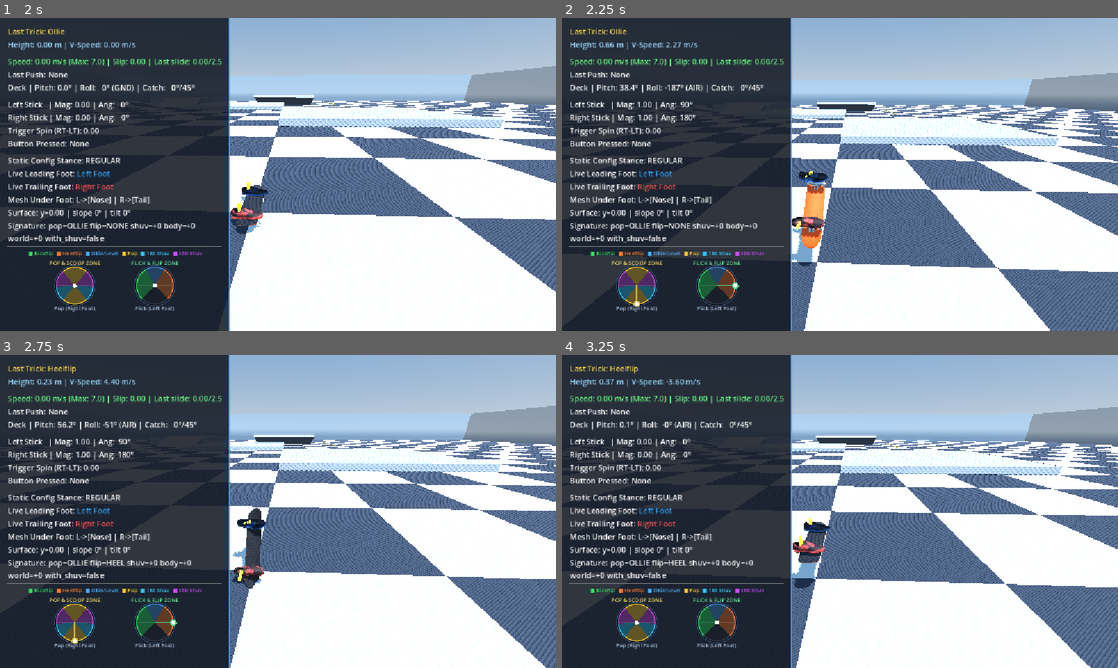
Above: before the commit, frames 1-4 (two rows, left to right).
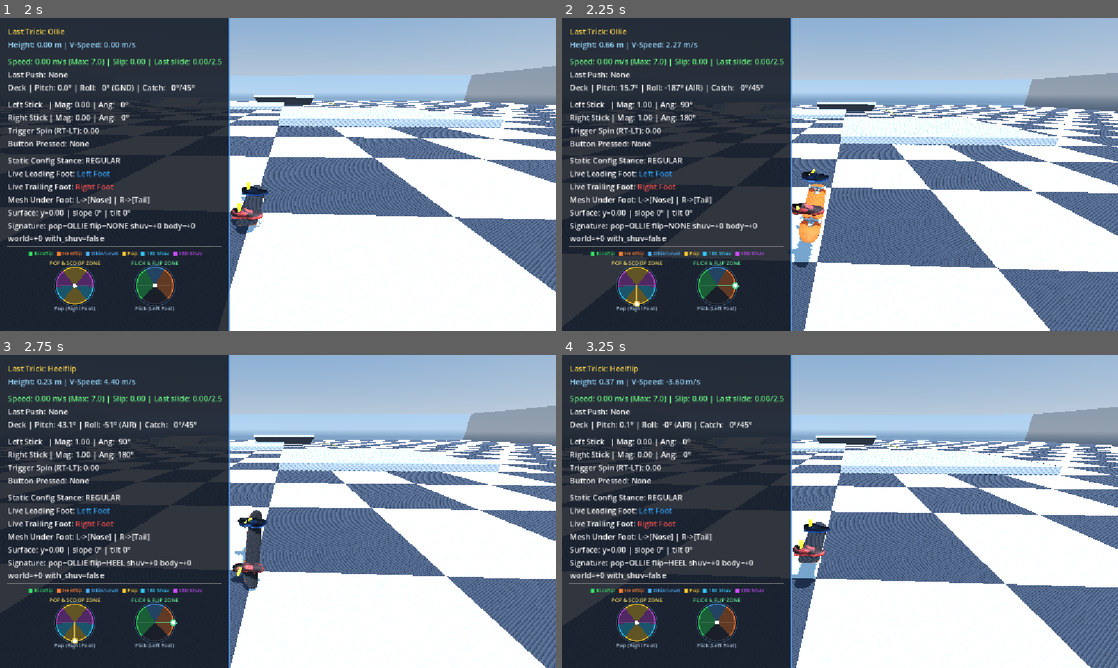
Above: after the commit, the same moments.

Repository: nklunder/skate-sim
Game: Godot game, scene res://scenes/TestWorld.tscn
The game is run twice, just before and just after one commit, with the same random seed, the same clock (stepped at 60 frames per second) and the same inputs.
Inputs (mouse positions are in pixels of both pictures, inside the frame that each line leads up to):
- Up to frame 1 (2 s): tap Enter at 0.5 s; move the mouse to (400, 158) at 0.52 s; hold Right (ui_right) 0.53-1.25 s; hold L 0.53-1.25 s; click (400, 158) at 0.67 s; tap Space at 0.77 s; drag from (166, 190) to (250, 237) at 1.27 s
- Up to frame 2 (2.25 s): move the mouse to (895, 105) at 2.02 s; hold Right (ui_right) from 2.03 s (still down); hold K from 2.03 s (still down)
- Up to frame 3 (2.75 s): keep holding Right (ui_right); keep holding K
- Up to frame 4 (3.25 s): release Right (ui_right) at 2.75 s; release K at 2.75 s; drag from (812, 574) to (673, 464) at 2.77 s

Frame 1 is identical in both runs. In frame 2, 0.9% of the frame differs, in the area x 10-48%, y 21-80%; in frame 3, 0.5%; in frame 4, 0.3%.

Commit message:
level the pop through apex, and let the feet land instead of being sucked home
Two feel fixes to the pop-leveling and catch-stomp work.

The pop stick is now consumed at takeoff. A rider pops by flicking the
OPPOSITE stick, so the loading stick is still buried when the board leaves
the ground - and airborne pitch read that as a live request, holding the deck
+24 deg nose-up for the entire flight and landing them in a manual they never
asked for:

    before   +55 +46 +36 +29 +26 +25 +24 +24 +24   lands +24
    after    +43 +32 +22 +13  +7  +3  +1  +1  +0   lands  +0

The stick has to return to neutral before it steers pitch again, which is
also what the rider's foot does - you do not keep pressing the tail once the
board has left the ground. Airborne only: grounded pitch and the touchdown
manual catch still read RiderInput directly, so holding through a landing
enters a manual exactly as before.

Also clamped the airborne pitch target to +/-pop_pitch_deg. The three terms
add, so re-applying pitch mid-ascent stacked to 74 deg - masked today only by
airborne_pitch_follow being too slow to reach it, i.e. a landmine under any
future responsiveness tuning.

The catch stomp got its own spring. It was running on the riding pair, which
is critically damped - by definition the fastest arrival THAT DOES NOT
OVERSHOOT. The feet drifted 0.16 m over 0.25 s and were still 8-20 mm short
of the deck at touchdown, where settle_now() snapped them flat. That
asymptote-then-teleport is the curve that reads as shoes being sucked onto
the board rather than landing on it.

stomp_stiffness/stomp_damping_ratio give a 6-frame (0.10 s) arrival with
2.1 mm of compression ring past the deck, and both feet now reach rest BEFORE
touchdown, so settle_now() is a no-op and the landing stops papering over an
unfinished animation.

Damping is tuned against the DISCRETE integrator: semi-implicit Euler adds
damping of its own, so 0.70 and 0.65 ring by exactly zero at this stiffness
and tick. The useful band is narrow and nowhere near the analytic value.

35/35, every printed number byte-identical to the previous run.

Co-Authored-By: Claude Opus 5 <noreply@anthropic.com>

Diff:
--- a/scripts/player/FootRig.gd
+++ b/scripts/player/FootRig.gd
@@ -56,6 +56,34 @@
 ## sluggish. Exported per rig rather than per state for now - split it out when an animation
 ## genuinely wants a different feel from the rest.
 @export_range(0.0, 2.0) var foot_damping_ratio: float = 1.0
+## Stiffness the CATCH STOMP uses instead of the riding pair above. ~0.10 s to arrive, against the
+## riding spring's ~0.20 s.
+##
+## The stomp is the one pose that is an IMPACT rather than a settle, and it was running on the
+## riding spring - critically damped, which is by definition the fastest arrival THAT DOES NOT
+## OVERSHOOT. The feet took 0.25 s to drift 0.16 m and were still ~1-2 cm short of the deck when the
+## board touched down, at which point settle_now() snapped them flat. That asymptote-then-teleport is
+## the "sucking back onto the board" curve: a foot that decelerates into the deck and never quite
+## arrives reads as magnetism, not weight.
+@export var stomp_stiffness: float = 1600.0
+## Deliberately UNDER 1.0, unlike every other pose. The shoe rings a couple of millimetres past the
+## deck and comes back - the compression of a foot landing on something, rather than being drawn to
+## it. That ring is the whole point; without it the arrival is just a faster asymptote.
+##
+## Tuned against the DISCRETE integrator, not the textbook. Semi-implicit Euler adds numerical
+## damping of its own, so the analytic overshoot for a given zeta is not what you get: 0.8 and 0.7
+## both ring by literally zero at this stiffness and frame rate. Measured at k = 1600, dt = 1/60:
+##
+##     zeta   0.70    0.65    0.60    0.55
+##     ring   0.0mm   0.0mm   2.1mm   7.1mm
+##
+## 0.60 settles in 6 frames with ~2 mm of travel past the deck - enough to read as weight, far too
+## little to clip a shoe through it. Re-measure if the stiffness or the physics tick ever changes,
+## because the useful band is narrow and it does not sit where the analytic formula says.
+@export_range(0.0, 2.0) var stomp_damping_ratio: float = 0.6
+## Gap between the first foot's stomp and the second's, in seconds. A rider catches with one foot
+## fractionally ahead of the other; both landing on the identical frame reads as a puppet.
+@export var stomp_stagger: float = 0.08
 
 @export_category("Poses")
 ## Max ankle peg lean at full stick deflection.
@@ -196,7 +224,7 @@
 func execute_catch_stomp(first_foot: RiderInput.Foot, dual_stomp: bool) -> void:
 	for ch in [_left, _right]:
 		var is_first: bool = dual_stomp or ((ch == _left) == (first_foot == RiderInput.Foot.LEFT))
-		ch.stomp_delay = 0.0 if is_first else 0.08
+		ch.stomp_delay = 0.0 if is_first else stomp_stagger
 		ch.enter(FootState.STOMPING)
 
 ## Poses both feet for this frame. The single entry point, called from SkaterController's pipeline.
@@ -209,8 +237,14 @@
 	_advance_states(step, frame)
 	_solve_target(_left, true, rider)
 	_solve_target(_right, false, rider)
-	_left.integrate(foot_stiffness, foot_damping_ratio, step)
-	_right.integrate(foot_stiffness, foot_damping_ratio, step)
+	for ch in [_left, _right]:
+		# The catch stomp is the one pose that ARRIVES rather than settles, so it integrates on its
+		# own stiffer, under-damped pair - see stomp_stiffness. Only once the foot is actually
+		# travelling: a shoe still waiting out its stagger is holding a hover, which is a settle.
+		if ch.state == FootState.STOMPING and ch.stomp_delay <= 0.0:
+			ch.integrate(stomp_stiffness, stomp_damping_ratio, step)
+		else:
+			ch.integrate(foot_stiffness, foot_damping_ratio, step)
 	_drive_ankle_pegs(step, rider, camera_yaw, board_yaw)
 
 ## The arbitration, in one place and in priority order. Read top to bottom: the first branch that
--- a/scripts/player/SkaterController.gd
+++ b/scripts/player/SkaterController.gd
@@ -1082,8 +1082,10 @@
 	# Solved RIDER-relative throughout - positive is trailing-end-down - then mapped onto the pivot's
 	# local X by stance_sign() in the single assignment at the end.
 	var target_pitch_deg: float = 0.0
-	var front: Vector2 = rider.front_stick()
-	var back: Vector2 = rider.back_stick()
+	# The pitch view of the sticks, not the raw ones: the stick that fired the pop is still buried at
+	# takeoff and reads as centred until the rider releases it. See TrickState.pop_load_spent.
+	var front: Vector2 = trick.airborne_front_stick()
+	var back: Vector2 = trick.airborne_back_stick()
 	var sig: TrickSignature = trick.current_trick
 
 	if _takeoff_vertical_velocity > 0.01 and vertical_velocity > 0.0:
@@ -1097,6 +1099,13 @@
 		target_pitch_deg += back.y * max_pitch_deg # Tail dip (trailing edge)
 	elif front.y < -pitch_stick_deadzone:
 		target_pitch_deg += front.y * max_pitch_deg # Nose dip (leading edge)
+
+	# The three terms above ADD, so a rider re-applying pitch during the ascent stacks their input on
+	# top of the pop's own tilt. Bounded by the pop angle itself, which is the steepest the deck is
+	# ever meant to sit at. Currently this rarely binds - airborne_pitch_follow is too slow to reach
+	# the stacked target before the pop term decays - and that is precisely why it is worth pinning
+	# down: raise the follow rate for responsiveness and the deck would whip to 74 deg without it.
+	target_pitch_deg = clampf(target_pitch_deg, -pop_pitch_deg, pop_pitch_deg)
 
 	board_pivot.rotation_degrees.x = lerpf(board_pivot.rotation_degrees.x,
 		target_pitch_deg * stance_sign(), airborne_pitch_follow * delta)
--- a/scripts/tricks/TrickState.gd
+++ b/scripts/tricks/TrickState.gd
@@ -69,6 +69,18 @@
 var pop_impulse_triggered: bool = false
 var pop_impulse_scale: float = 1.0
 var pop_lateral_impulse_ratio: float = 0.0
+## True while the stick that FIRED the pop has not yet returned to neutral.
+##
+## A rider pops by flicking the OPPOSITE stick, so the loading stick is still buried at takeoff.
+## Airborne pitch read that as a live request and held the deck ~24 deg nose-up for the whole
+## flight, landing them in a manual they never asked for - instead of levelling through apex.
+## Consuming the load at the pop means the stick has to be RELEASED and re-applied before it steers
+## pitch again, which is also what the rider's foot actually does: you do not keep pressing the tail
+## once the board has left the ground.
+##
+## Airborne only. Grounded pitch and the touchdown manual catch are unaffected, so holding through a
+## landing still enters a manual under the two-stage balance law exactly as before.
+var pop_load_spent: bool = false
 var last_pop: TrickSignature.Pop = TrickSignature.Pop.OLLIE
 ## Measurement of the trick in progress. Populated at pop with pop/flip/shuv; SkaterController
 ## fills in body_deg at touchdown, once the body rotation has actually happened.
@@ -93,6 +105,7 @@
 func _physics_process(_delta: float) -> void:
 	if rider == null:
 		return
+	_release_spent_pop_stick()
 	_handle_keyboard_pop()
 	_detect_pop_load_and_flick()
 
@@ -106,6 +119,7 @@
 	# a spacebar ollie after a 25% ledge drop popped at 25% and looked broken.
 	pop_impulse_scale = 1.0
 	pop_lateral_impulse_ratio = 0.0
+	pop_load_spent = false
 	current_pop_state = PopState.POPPED
 	last_pop = TrickSignature.Pop.OLLIE
 	_build_trick_signature()
@@ -173,12 +187,38 @@
 	pop_impulse_triggered = true
 	pop_impulse_scale = _calculate_pop_impulse_scale(load_stick.length())
 	pop_lateral_impulse_ratio = _calculate_lateral_pop_ratio(load_stick.x)
+	pop_load_spent = true
 	current_pop_state = PopState.POPPED
 	# Switch vs regular is the rider's PROFILE stance against their live orientation, so a goofy
 	# rider riding left-foot-forward is in switch exactly as a regular rider riding right-foot-forward.
 	var riding_reversed: bool = (rider.stance == RiderInput.Stance.REGULAR) != left_is_front
 	last_pop = reversed_pop if riding_reversed else forward_pop
 	_build_trick_signature()
+
+## Which stick was HELD to load the pop - the trailing one for an ollie, the leading one for a
+## nollie. Read off `last_pop` rather than `current_pop_state`, which is already POPPED by the time
+## anything asks.
+func _pop_loaded_back_stick() -> bool:
+	return last_pop == TrickSignature.Pop.OLLIE or last_pop == TrickSignature.Pop.SWITCH_OLLIE
+
+## Clears the spent flag once the loading stick has genuinely come home. Runs BEFORE the early-out in
+## _detect_pop_load_and_flick(), which returns while POPPED - i.e. for the whole flight, which is
+## exactly when this needs to be watching.
+func _release_spent_pop_stick() -> void:
+	if not pop_load_spent:
+		return
+	var loaded: Vector2 = rider.back_stick() if _pop_loaded_back_stick() else rider.front_stick()
+	if loaded.length() < manual_zone_min:
+		pop_load_spent = false
+
+## The two sticks as AIRBORNE PITCH should see them: a stick still spent from the pop reads as
+## centred. Every other consumer keeps reading RiderInput directly - this is a statement about one
+## gesture having already been used up, not about where the stick physically is.
+func airborne_back_stick() -> Vector2:
+	return Vector2.ZERO if pop_load_spent and _pop_loaded_back_stick() else rider.back_stick()
+
+func airborne_front_stick() -> Vector2:
+	return Vector2.ZERO if pop_load_spent and not _pop_loaded_back_stick() else rider.front_stick()
 
 ## Vertical impulse as a fraction of full, from how hard the pop stick was loaded.
 ##
Not shown, changed: AGENTS.md
Not shown, changed: docs/CHANGELOG_LEDGER.md
